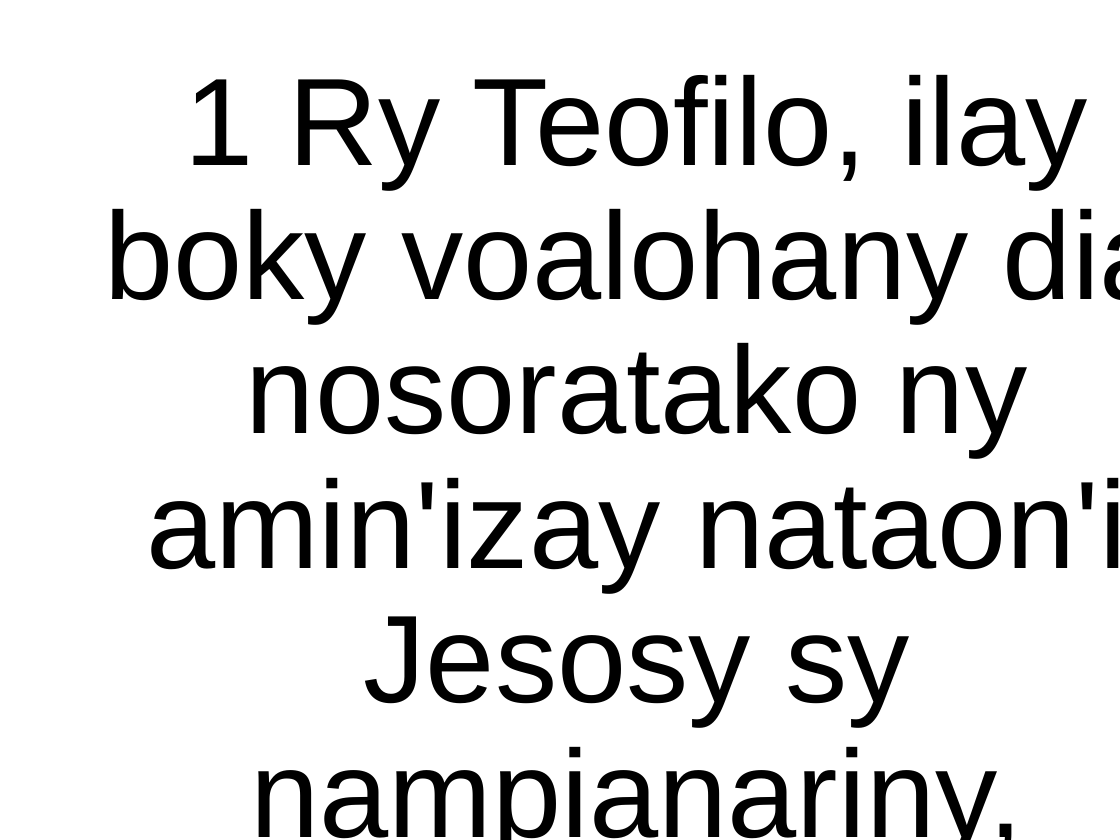
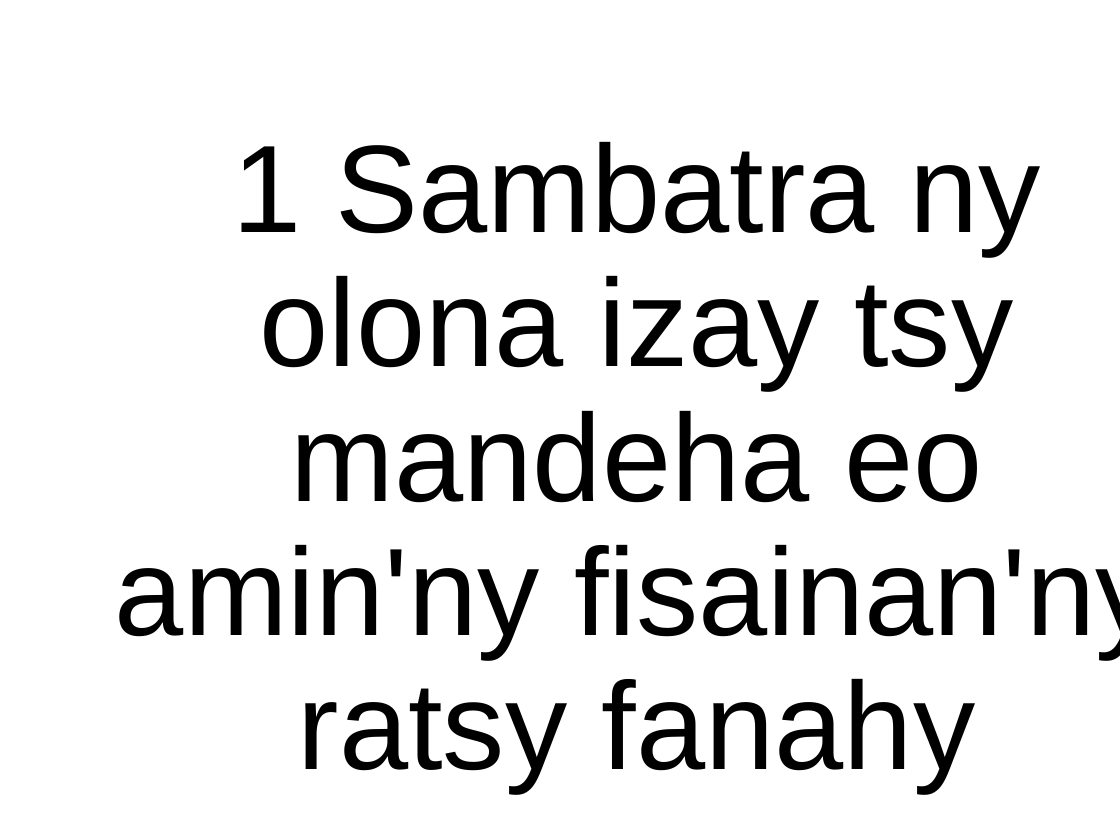
Before and after one commit to tsioryrovantsoa/baiboly-to-powerpoint, a slide deck: slide 2 of test.pptx. Drawn at 1120x840 pixels with LibreOffice and Linux fonts; fonts in the diff are those of the drawing; background and template pictures are left out. Boxes give left, top, right and bottom in pixels: in the first picture for what was removed or moved away, otherwise in the second. Text is boxed around its words. In the diff, an @@ line names an element or a change of style, - is before the commit and + after.

```diff
--- a/test.pptx
+++ b/test.pptx
@@ title at (x1=115, y1=141, x2=1120, y2=792): text changed @@
-1 Ry Teofilo, ilay boky voalohany dia nosoratako ny amin'izay nataon'i Jesosy sy nampianariny,
+1 Sambatra ny olona izay tsy mandeha eo amin'ny fisainan'ny ratsy fanahy
```
Also in this commit, not shown: 6 other slides changed, 4 slides added, 5 slides removed, 3 other files.
